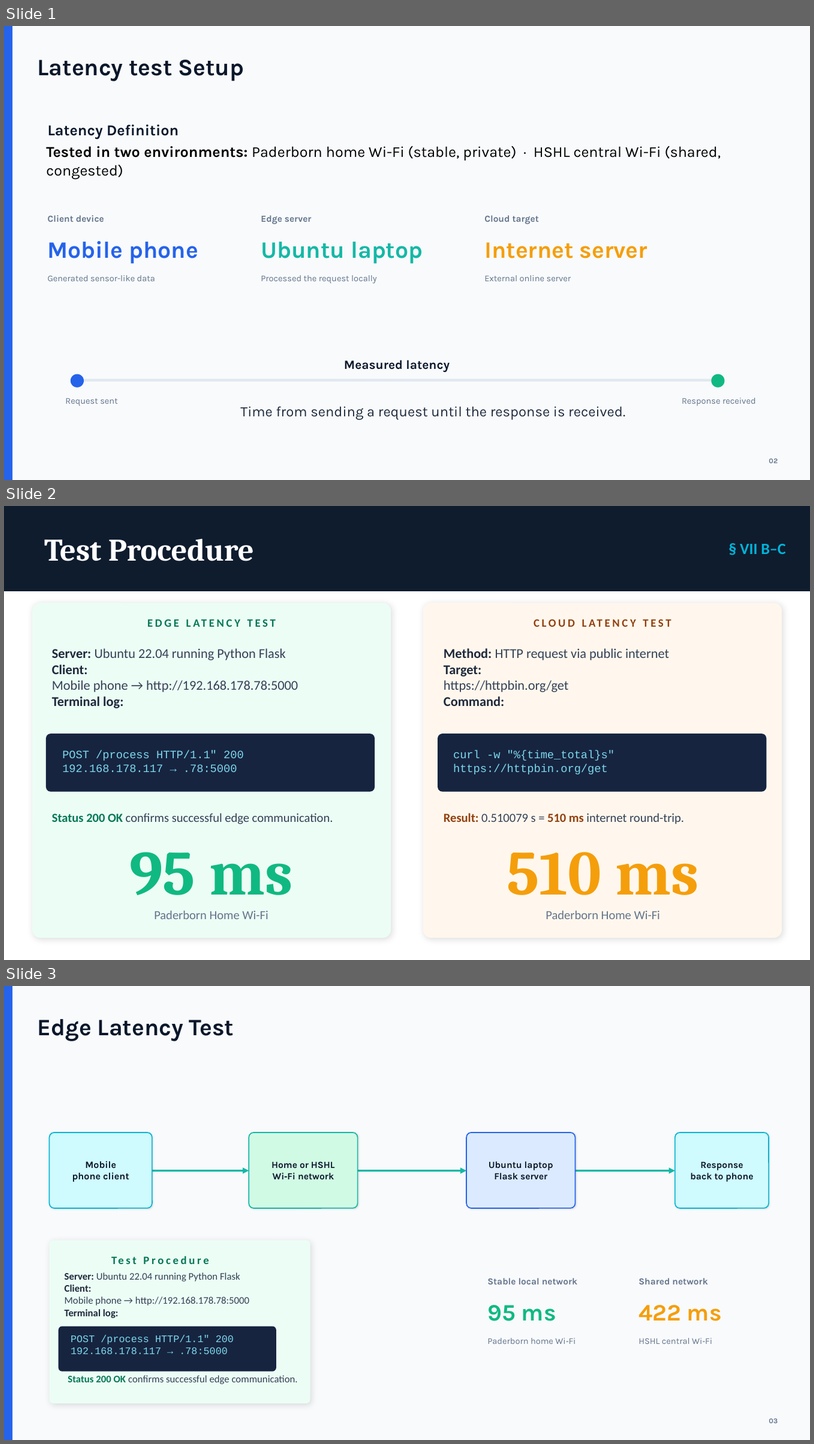
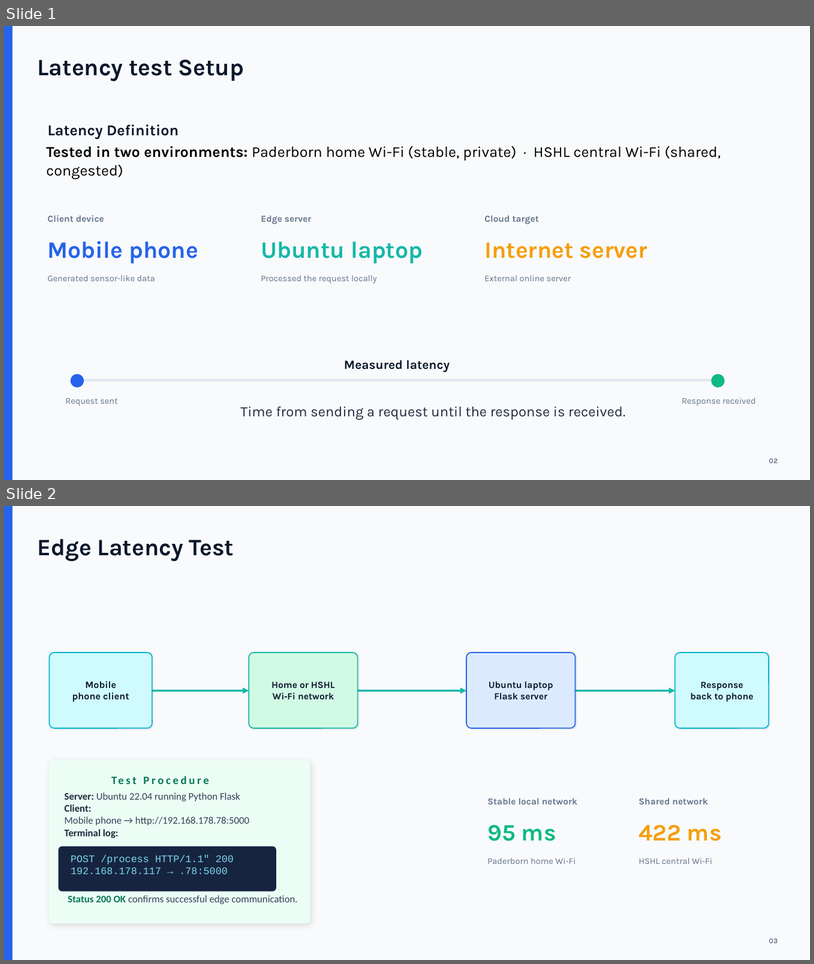
Before and after one commit to sohan2961/SS2026_ICS_Team_A5, a slide deck: Presentation/Edge_vs_Cloud_Latency_Presentation.pptx. Shown one above the other, each under a label of ours: slides 1, 2 and 3 before the commit, slides 1 and 2 after it. The pictures are 814x1444 and 814x964 pixels, drawn with LibreOffice and Linux fonts; fonts in the diff are those of the drawing. Boxes give left, top, right and bottom in pixels: in the first picture for what was removed or moved away, otherwise in the second. Text is boxed around its words. In the diff, an @@ line names an element or a change of style, - is before the commit and + after.

```diff
--- a/Presentation/Edge_vs_Cloud_Latency_Presentation.pptx
+++ b/Presentation/Edge_vs_Cloud_Latency_Presentation.pptx
@@ slide 2 removed at (4, 506, 810, 960), background #FFFFFF @@
@@ rectangle removed at (4, 506, 810, 591) @@
@@ text removed at (44, 538, 254, 561) @@
-Test Procedure
@@ text removed at (740, 544, 786, 554) @@
-§ VII B–C
@@ rounded rectangle removed at (32, 603, 391, 937) @@
@@ text removed at (45, 610, 379, 633) @@
-EDGE LATENCY TEST
@@ rounded rectangle removed at (423, 603, 782, 937) @@
@@ text removed at (435, 610, 770, 633) @@
-CLOUD LATENCY TEST
@@ text removed at (52, 648, 298, 708) @@
-Server: Ubuntu 22.04 running Python Flask
-Client:
-Mobile phone → http://192.168.178.78:5000
-Terminal log:
@@ text removed at (444, 648, 669, 706) @@
-Method: HTTP request via public internet
-Target:
-https://httpbin.org/get
-Command:
@@ rounded rectangle removed at (46, 733, 375, 792) @@
@@ rounded rectangle removed at (438, 733, 767, 792) @@
@@ text removed at (62, 750, 244, 772) @@
-POST /process HTTP/1.1" 200
-192.168.178.117 → .78:5000
@@ text removed at (453, 750, 615, 774) @@
-curl -w "%{time_total}s"
-https://httpbin.org/get
@@ text removed at (52, 813, 333, 824) @@
-Status 200 OK confirms successful edge communication.
@@ text removed at (444, 813, 684, 824) @@
-Result: 0.510079 s = 510 ms internet round-trip.
@@ text removed at (129, 852, 293, 895) @@
-95 ms
@@ text removed at (507, 852, 699, 895) @@
-510 ms
@@ text removed at (154, 910, 268, 919) @@
-Paderborn Home Wi-Fi
@@ text removed at (546, 910, 660, 919) @@
-Paderborn Home Wi-Fi
@@ what was slide 3 is now slide 2 @@
```
Also in this commit, not shown: 4 slides changed, 3 other slides removed.
